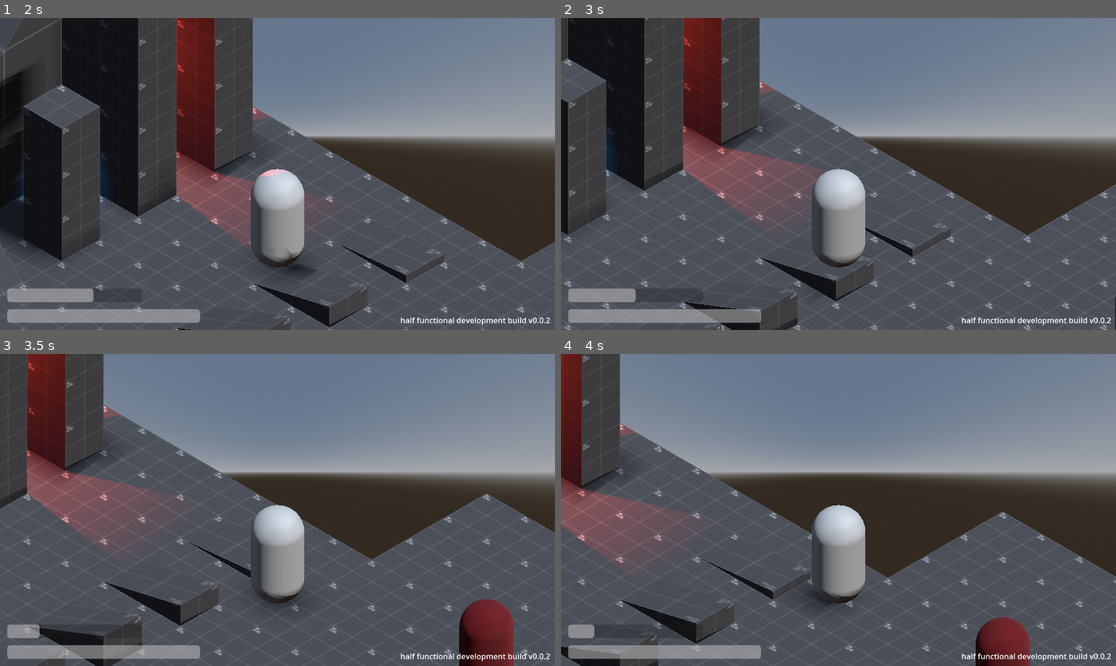
Above: before the commit, frames 1-4 (two rows, left to right).
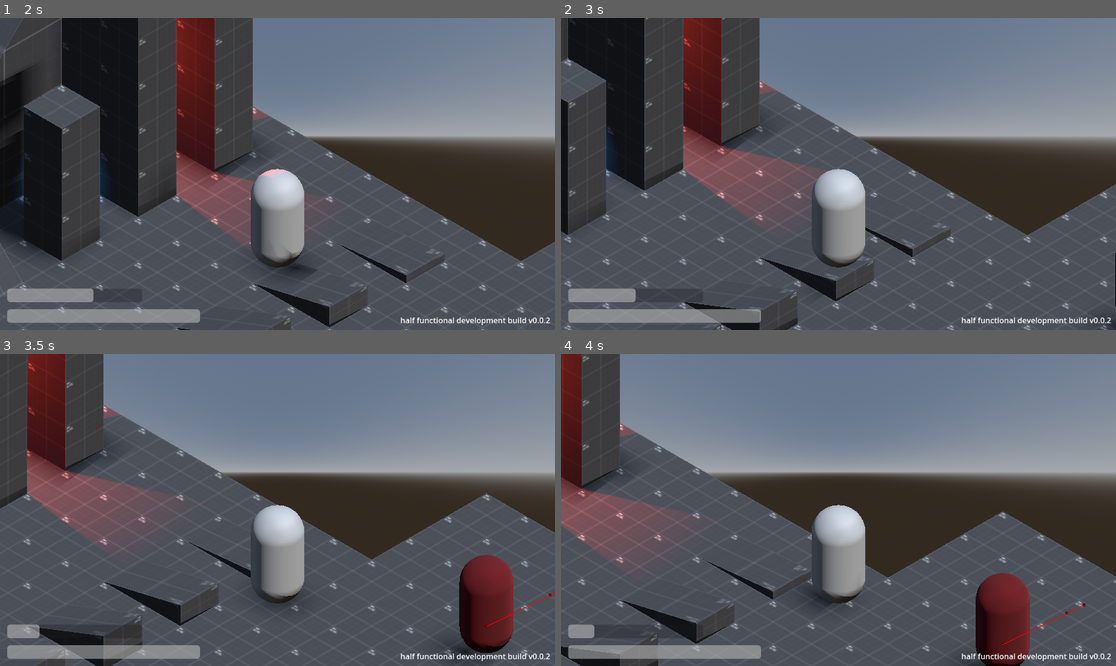
Above: after the commit, the same moments.

Repository: udu3324/cirtemosi
Game: Godot game, scene res://scenes/stage.tscn
Two runs of this game, one before a commit and one after it. Both use one fixed random seed, a clock stepped at 60 frames per second and the inputs below.
Inputs:
- Up to frame 1 (2 s): click "play" at 0.5 s; tap Enter at 1.25 s; hold Right (ui_right) from 1.28 s (still down); hold Shift (sprint) from 1.28 s (still down)
- Up to frame 2 (3 s): release Right (ui_right) at 2.03 s; release Shift (sprint) at 2.03 s; hold Down (ui_down) 2.03-2.78 s; tap Shift (sprint) at 2.1 s; hold Right (ui_right) from 2.78 s (still down); hold Shift (sprint) from 2.78 s (still down)
- Up to frame 3 (3.5 s): keep holding Right (ui_right); keep holding Shift (sprint)
- Up to frame 4 (4 s): release Right (ui_right) at 3.53 s; release Shift (sprint) at 3.53 s; hold Up (ui_up) from 3.53 s (still down); tap Shift (sprint) at 3.6 s

Frame 1 is identical in both runs. In frame 2, less than 0.1% of the frame differs, in the area x 97-100%, y 75-100%; in frame 3, 2.8%, in the area x 80-100%, y 64-100%; in frame 4, 2.2%.

Commit message:
switch to a area3d approach

Diff:
--- /dev/null
+++ b/entities/enemt_built.tscn
@@ -0,0 +1,10 @@
+[gd_scene load_steps=3 format=3 uid="uid://dwqj4buhblxh8"]
+
+[ext_resource type="PackedScene" uid="uid://cj7ruth0bsa3m" path="res://entities/enemt.tscn" id="1_vmovs"]
+[ext_resource type="PackedScene" uid="uid://hdswoffxynxi" path="res://entities/enemt_zone.tscn" id="2_gmcmm"]
+
+[node name="EnemtBuilt" type="Node3D"]
+
+[node name="Enemt" parent="." instance=ExtResource("1_vmovs")]
+
+[node name="EnemtZone" parent="." instance=ExtResource("2_gmcmm")]
--- /dev/null
+++ b/entities/enemt_zone.tscn
@@ -0,0 +1,17 @@
+[gd_scene load_steps=3 format=3 uid="uid://hdswoffxynxi"]
+
+[sub_resource type="SphereShape3D" id="SphereShape3D_ksgin"]
+radius = 3.0
+
+[sub_resource type="SphereMesh" id="SphereMesh_v787e"]
+radius = 3.0
+height = 6.0
+
+[node name="EnemtZone" type="Area3D"]
+
+[node name="CollisionShape3D" type="CollisionShape3D" parent="."]
+shape = SubResource("SphereShape3D_ksgin")
+
+[node name="MeshInstance3D" type="MeshInstance3D" parent="."]
+visible = false
+mesh = SubResource("SphereMesh_v787e")
--- a/levels/test_scene_2.tscn
+++ b/levels/test_scene_2.tscn
@@ -1,7 +1,8 @@
-[gd_scene load_steps=10 format=3 uid="uid://bxxfjarpl4gmw"]
+[gd_scene load_steps=11 format=3 uid="uid://bxxfjarpl4gmw"]
 
 [ext_resource type="Texture2D" uid="uid://cej3yoosomfd2" path="res://addons/proto-csgs/textures/dark/texture_13.png" id="1_5od5s"]
 [ext_resource type="PackedScene" uid="uid://cj7ruth0bsa3m" path="res://entities/enemt.tscn" id="2_ptlot"]
+[ext_resource type="PackedScene" uid="uid://hdswoffxynxi" path="res://entities/enemt_zone.tscn" id="3_ptlot"]
 
 [sub_resource type="NavigationMesh" id="NavigationMesh_ohi84"]
 vertices = PackedVector3Array(4, 1.23518, -2.75, 3.5, 1.48518, -3.75, 2.5, 1.23518, -4, 1.5, 0.985179, -2.75, 2.75, 0.9 …(387 unchanged characters)…
@@ -62,9 +63,6 @@
 [node name="CollisionShape3D" type="CollisionShape3D" parent="MeshInstance3D/StaticBody3D"]
 shape = SubResource("ConcavePolygonShape3D_13lak")
 
-[node name="Enemt" parent="." instance=ExtResource("2_ptlot")]
-transform = Transform3D(1, 0, 0, 0, 1, 0, 0, 0, 1, -3, 1, -3)
-
 [node name="StaticBody3D" type="StaticBody3D" parent="."]
 transform = Transform3D(-4.37114e-08, -4.37114e-08, -1, -1, 1.91069e-15, 4.37114e-08, 0, 1, -4.37114e-08, -2, 0, -7.6)
 
@@ -112,3 +110,9 @@
 
 [node name="CollisionShape3D" type="CollisionShape3D" parent="StaticBody3D8"]
 shape = SubResource("ConvexPolygonShape3D_ptlot")
+
+[node name="EnemtZone" parent="." instance=ExtResource("3_ptlot")]
+transform = Transform3D(1, 0, 0, 0, 1, 0, 0, 0, 1, -4, 1, -4)
+
+[node name="Enemt" parent="." instance=ExtResource("2_ptlot")]
+transform = Transform3D(1, 0, 0, 0, 1, 0, 0, 0, 1, -4, 1, -4)
--- a/scripts/entities/enemy_test/enemt.gd
+++ b/scripts/entities/enemy_test/enemt.gd
@@ -1,12 +1,12 @@
 extends RigidBody3D
 
 @onready var agent = $NavigationAgent3D
+@onready var enemt_zone: Area3D = get_parent().get_node("EnemtZone")
 
 var target_reached = true
 var roaming = false
 
 func _ready() -> void:
-	print_debug("agent pos is", global_transform.origin)
 	_generate_roam_point_target()
 
 func _process(delta: float) -> void:
@@ -17,7 +17,6 @@
 	# too close, stop
 	if agent.distance_to_target() < 0.5:
 		pass
-
 
 	# below is all the physics stuff, it does not need to be touched i promise :100:
 
@@ -59,14 +58,17 @@
 	if roaming:
 		return
 
-	var random_pos = global_transform.origin + Vector3(
-		randf_range(-2.0, 5.0),
-		0.0,
-		randf_range(-5.0, 5.0)
-	)
+	var radius = enemt_zone.get_child(0).shape.radius
 
-	print_debug("creating a new roam target", random_pos)
+	var angle = randf() * TAU
+	var r = sqrt(randf()) * radius
 
-	agent.set_target_position(random_pos)
+	var local_pos = Vector3(r * cos(angle), 0, r * sin(angle))
+	var world_pos = enemt_zone.global_transform.origin + local_pos
+	world_pos.y = global_transform.origin.y
+
+	print_debug("creating a new roam target", world_pos)
+
+	agent.set_target_position(world_pos)
 
 	roaming = true
